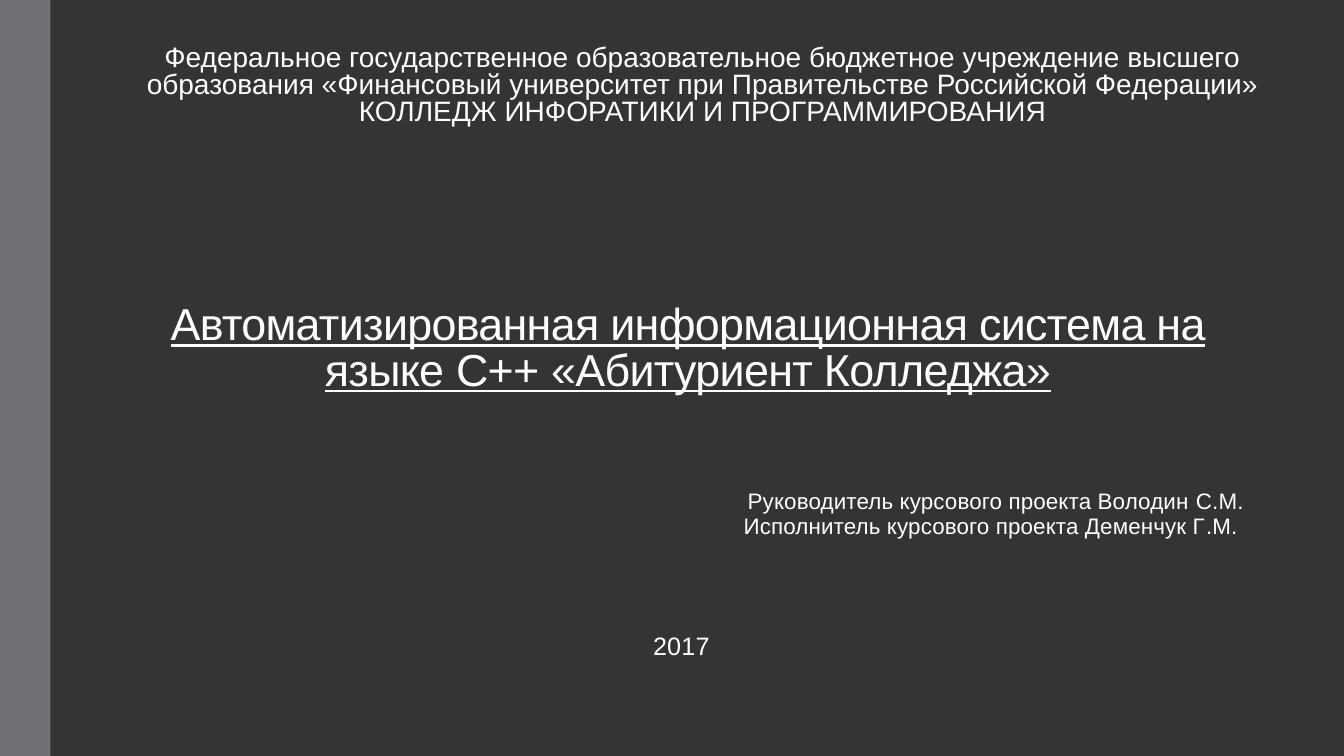
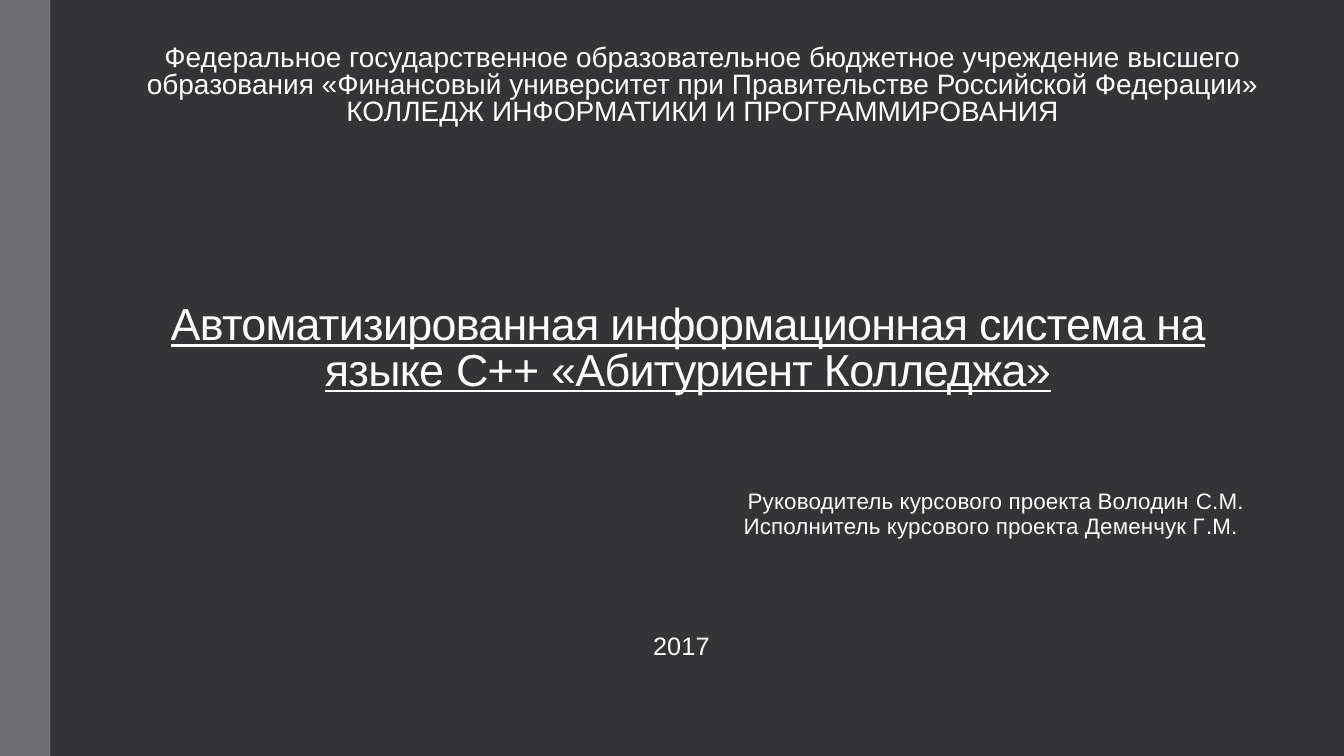
Before and after one commit to GeorgiyDemo/Cursach_3, a slide deck: slide 1 of Презентация.pptx. Drawn at 1344x756 pixels with LibreOffice and Linux fonts; fonts in the diff are those of the drawing. Boxes give left, top, right and bottom in pixels: in the first picture for what was removed or moved away, otherwise in the second. Text is boxed around its words. In the diff, an @@ line names an element or a change of style, - is before the commit and + after.

Commit message:
Опечатка исправлена

```diff
--- a/Презентация.pptx
+++ b/Презентация.pptx
@@ text at (x1=346, y1=99, x2=1058, y2=126): text changed @@
-КОЛЛЕДЖ ИНФОРАТИКИ И ПРОГРАММИРОВАНИЯ
+КОЛЛЕДЖ ИНФОРМАТИКИ И ПРОГРАММИРОВАНИЯ
```
